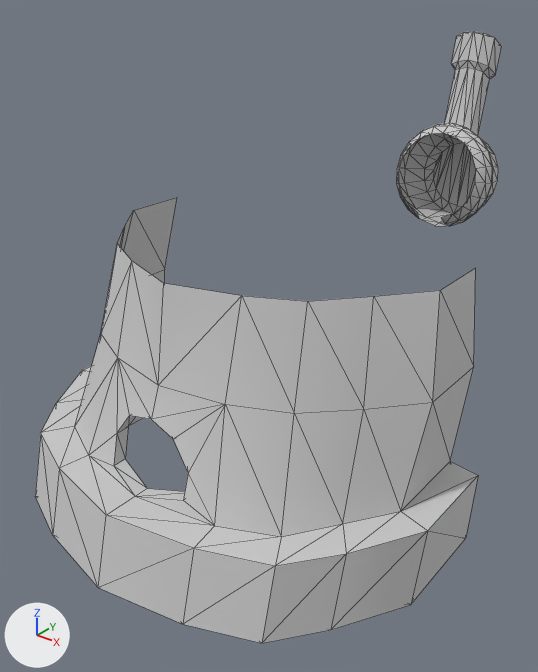
A saved change to the FBX model GGJUnityProject/Assets/Parts/lev5.FBX.
Rendered twice from a 50 mm lens placed at (91.5, -137.1, 60.8), pointed at (-6.5, -14.6, -15.2). Every picture has the same lights, and +X, +Y and +Z are marked at lower left. Mesh edges are drawn as thin lines.

Names of what the first picture shows: 'lvl5'.
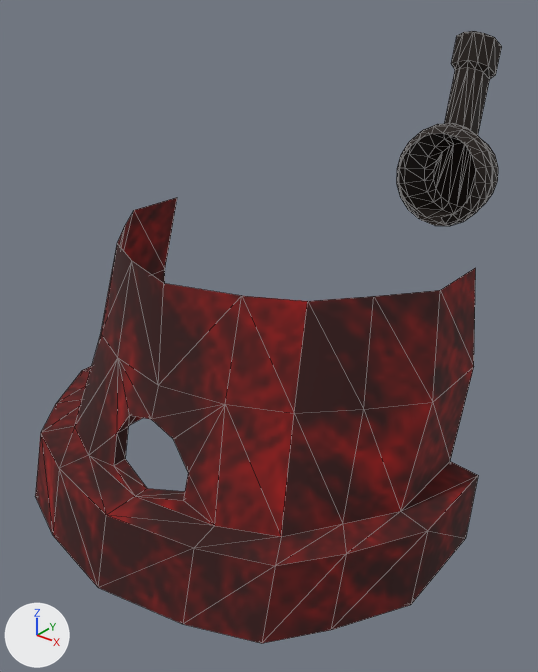
The change, as a diff of the scene's bpy script:
```diff
--- a/GGJUnityProject/Assets/Parts/lev5.FBX.py
+++ b/GGJUnityProject/Assets/Parts/lev5.FBX.py
@@ img_bosstexture_psd @@
+img_bosstexture_psd = load_image('BossTexture.PSD', '../Materials/BossTexture.png', 2048, 2048, 'sRGB')
@@ mat_01___default @@
 mat_01___default = principled_material('01 - Default')
-mat_01___default.base_color = (0.588, 0.588, 0.588)  # light grey #cacaca
+mat_01___default.texture = img_bosstexture_psd
 mat_01___default.roughness = 0.859
@@ me_mesh @@
 me_mesh.from_pydata(...)  # 261 vertices, 462 faces; spans x -74.3..74.3, y -47.2..47.2, z -48.1..48.1
 # used by ob_lvl5; location = (0.0, 0.0, 0.0); rotation_euler = (-1.571, 0.0, -1.571), in degrees (-90, 0, -90); scale = (-1.0, -1.0, -1.0)
+# me_mesh part 1: texture (UV) coordinates of 462 of 462 faces, centred in x -70.6..74.0, y -45.9..46.9, z -48.1..48.1, changed; they spanned u 0.0..1.0, v 0.0..1.0 and now span u 0.0..0.92, v 0.11..0.99
 me_mesh.materials.append(mat_01___default)
```

Changed parts and their boxes (x1, y1, x2, y2) in the pictures (538 x 672 px):
'lvl5', surface changed (grey to red): (35, 31, 502, 643) in both
